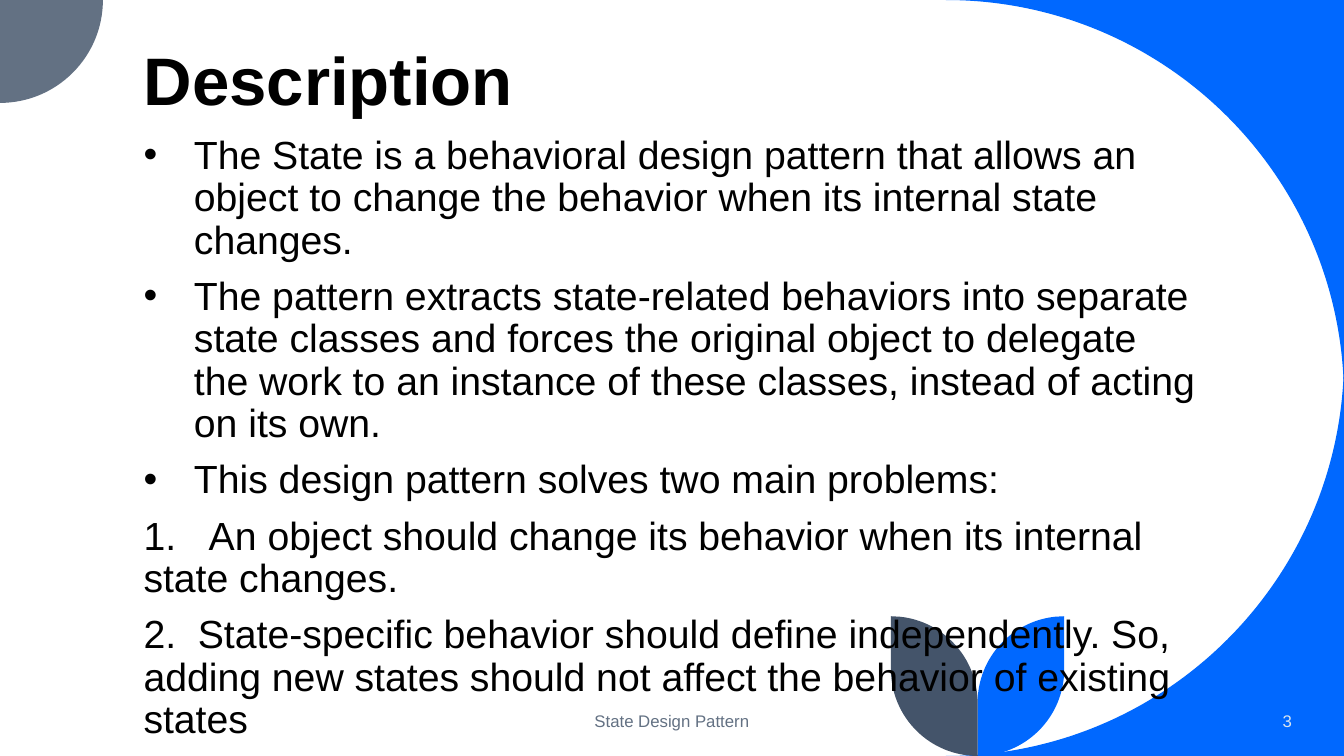
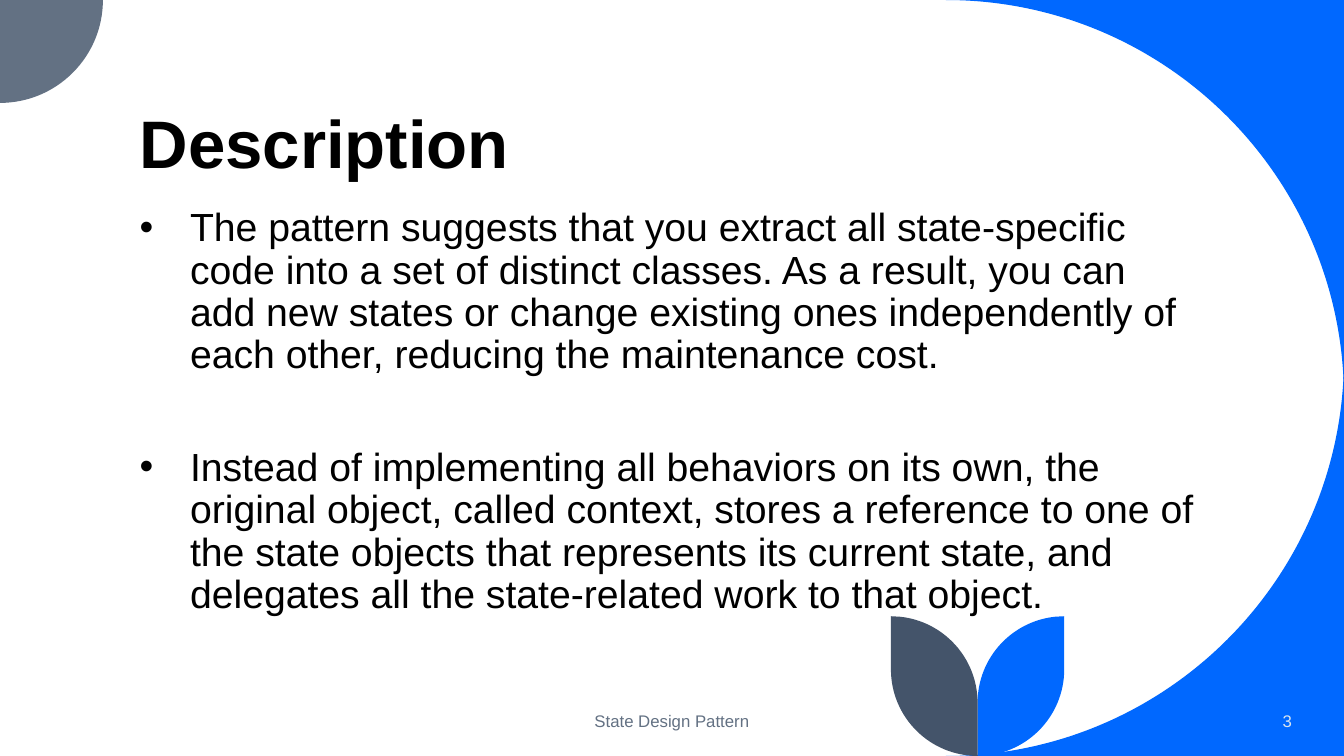
Before and after one commit to AdamMcguigan/State-Design-Pattern, a slide deck: slide 3 of State Design Pattern.pptx. Drawn at 1344x756 pixels with LibreOffice and Linux fonts; fonts in the diff are those of the drawing. Boxes give left, top, right and bottom in pixels: in the first picture for what was removed or moved away, otherwise in the second. Text is boxed around its words. In the diff, an @@ line names an element or a change of style, - is before the commit and + after.

```diff
--- a/State Design Pattern.pptx
+++ b/State Design Pattern.pptx
@@ title "Description" moved from (x1=144, y1=56, x2=513, y2=117) to (x1=140, y1=119, x2=509, y2=181) @@
@@ text at (x1=190, y1=212, x2=1194, y2=616): text changed @@
-• The State is a behavioral design pattern that allows an object to change the behavior when its internal state changes.
-• The pattern extracts state-related behaviors into separate state classes and forces the original object to delegate the work to an instance of these classes, instead of acting on its own.
-• This design pattern solves two main problems:
-1. An object should change its behavior when its internal state changes.
-2. State-specific behavior should define independently. So, adding new states should not affect the behavior of existing states
+• The pattern suggests that you extract all state-specific code into a set of distinct classes. As a result, you can add new states or change existing ones independently of each other, reducing the maintenance cost.
+• Instead of implementing all behaviors on its own, the original object, called context, stores a reference to one of the state objects that represents its current state, and delegates all the state-related work to that object.
```
Also in this commit, not shown: 4 other slides changed.
